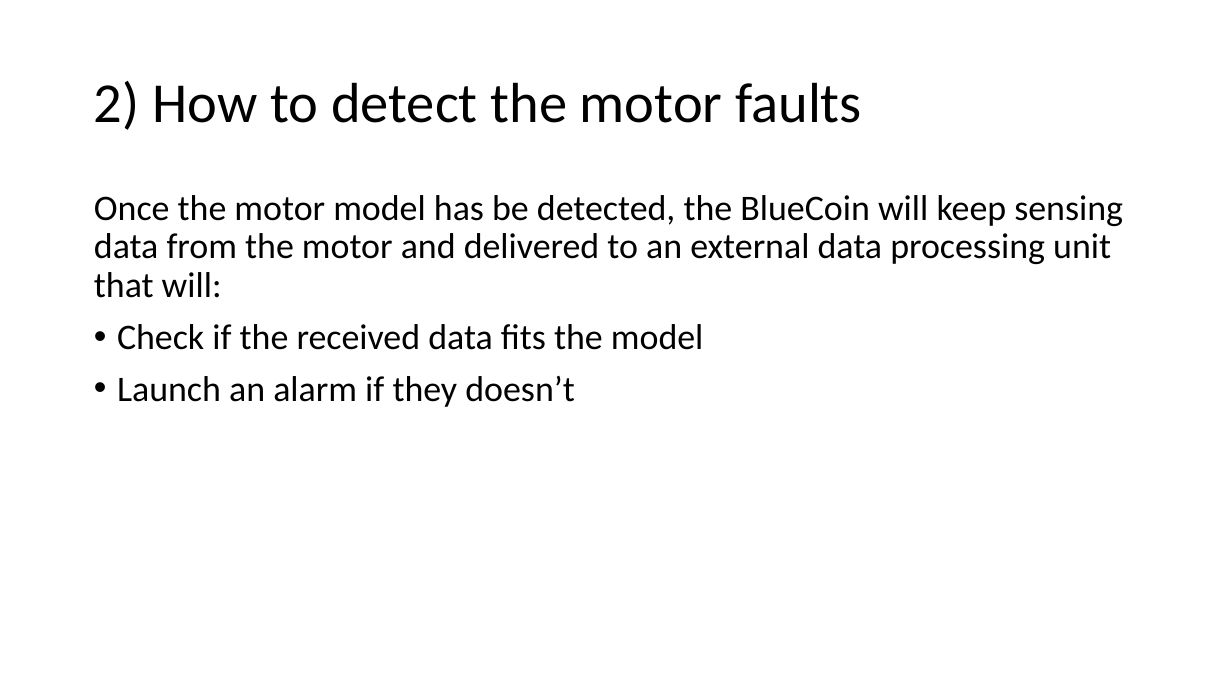
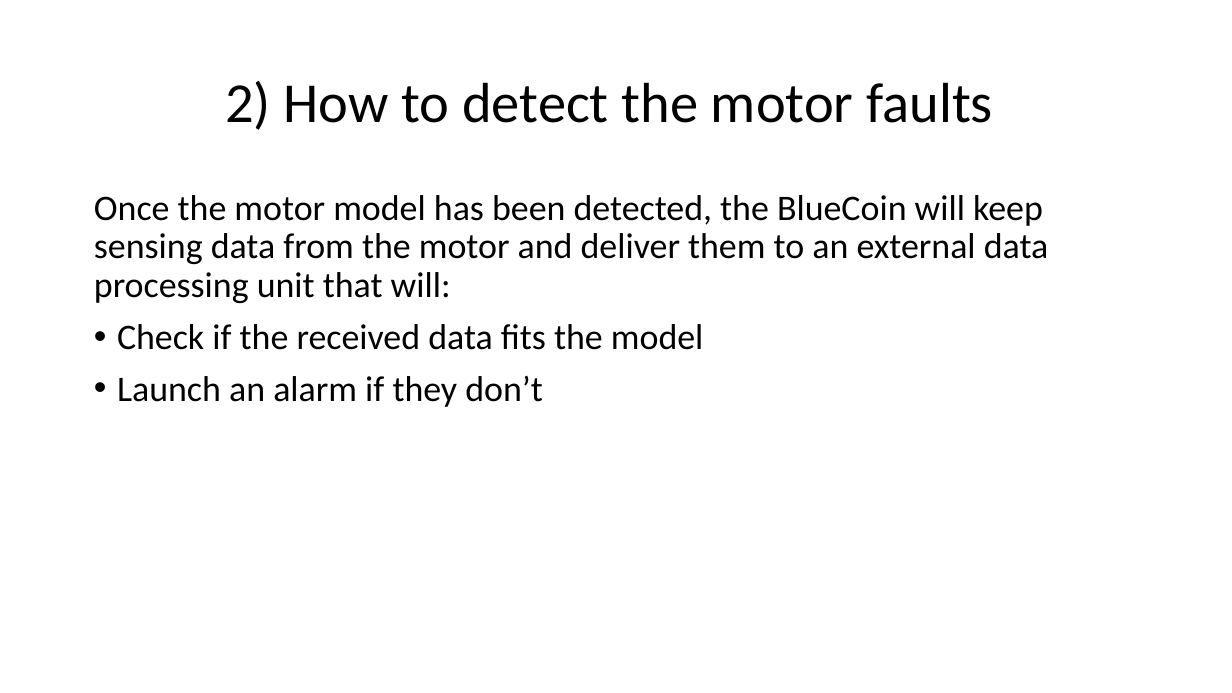
Before and after one commit to urzino/FanMonitoringBlueCoin, a slide deck: slide 6 of Pervasive_presentation_Milestone1_group8.pptx. Drawn at 1232x693 pixels with LibreOffice and Linux fonts; fonts in the diff are those of the drawing. Boxes give left, top, right and bottom in pixels: in the first picture for what was removed or moved away, otherwise in the second. Text is boxed around its words. In the diff, an @@ line names an element or a change of style, - is before the commit and + after.

```diff
--- a/Pervasive_presentation_Milestone1_group8.pptx
+++ b/Pervasive_presentation_Milestone1_group8.pptx
@@ title "2) How to detect the ..." at [225,81,993,130]: alignment left to centre @@
@@ text at [94,195,1049,303]: text changed @@
-Once the motor model has be detected, the BlueCoin will keep sensing data from the motor and delivered to an external data processing unit that will:
+Once the motor model has been detected, the BlueCoin will keep sensing data from the motor and deliver them to an external data processing unit that will:
@@ text at [117,376,543,407]: text changed @@
-• Launch an alarm if they doesn’t
+• Launch an alarm if they don’t
```
Also in this commit, not shown: 8 other slides changed.
